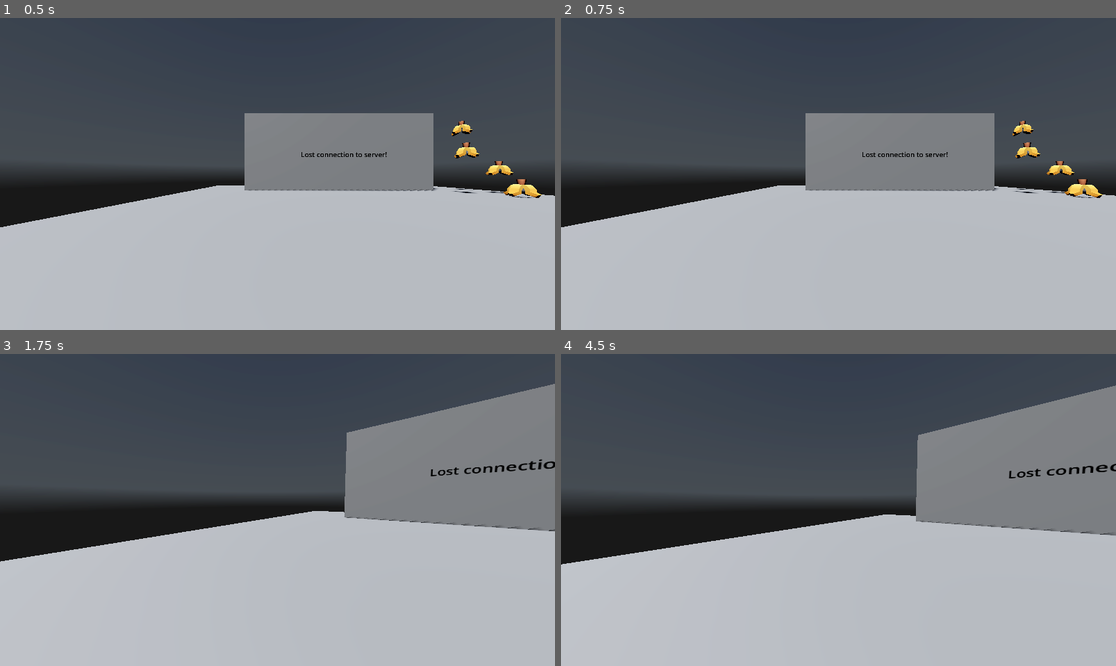
Above: before the commit, frames 1-4 (two rows, left to right).
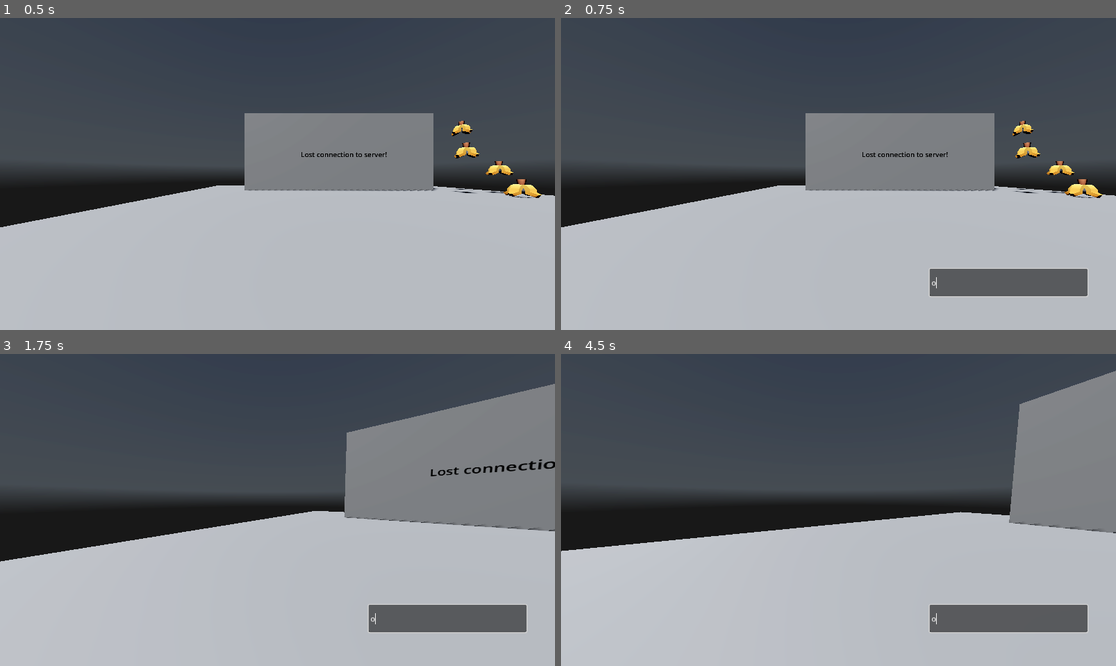
Above: after the commit, the same moments.

Repository: COMP2281/software-engineering-group24-25-06
Game: Godot game, scene res://main.tscn
Same seed, same stepped clock (60 frames per second), same inputs: the game is played once before the commit and once after it. A sky picture missing from this copy of the repository is replaced by a grey-blue gradient.
Inputs (mouse positions are in pixels of both pictures, inside the frame that each line leads up to):
- Up to frame 1 (0.5 s): no input
- Up to frame 2 (0.75 s): tap Enter (ui_accept) at 0.5 s; move the mouse to (960, 158) at 0.52 s; hold Right (ui_right) from 0.53 s (still down); hold O (typing, bound only after the commit) from 0.53 s (still down); click (960, 158) at 0.67 s
- Up to frame 3 (1.75 s): tap Enter (ui_accept) at 0.77, 1.25, 1.52 s; move the mouse to (249, 510) at 1.27 s; release Right (ui_right) at 1.28 s; release O (typing, bound only after the commit) at 1.28 s; hold Up (ui_up) from 1.28 s (still down); tap Alt (freefly) at 1.35 s; click (249, 510) at 1.42 s; tap O (typing, bound only after the commit) at 1.55 s
- Up to frame 4 (4.5 s): keep holding Up (ui_up); tap Enter (ui_accept) at 2, 2.75, 3.02, 3.5, 3.77, 4.25 s; move the mouse to (849, 503) at 2.02 s; hold O (typing, bound only after the commit) 2.03-2.78 s; tap Shift (sprint) at 2.1 s; click (849, 503) at 2.17 s; move the mouse to (832, 516) at 2.77 s; tap P (test_action) at 2.85 s; click (832, 516) at 2.92 s; tap O (typing, bound only after the commit) at 3.05, 4.35 s; move the mouse to (877, 513) at 3.52 s; hold O (typing, bound only after the commit) 3.53-4.28 s; click (877, 513) at 3.67 s; move the mouse to (794, 506) at 4.27 s; click (794, 506) at 4.42 s

Frame 1 is identical in both runs. In frame 2, 2.5% of the frame differs, in the area x 66-95%, y 80-90%; in frame 3, 2.5%; in frame 4, 10%, in the area x 0-100%, y 5-90%.

Commit message:
V1.7.5
- Upgraded short term mem to be using a running summary (small issue with states not updating well, need fixing)
- Have a prototype for TCP but better to convert the server/client to HTTP

Diff:
--- a/godot_interface_test/interface_godot/main.gd
+++ b/godot_interface_test/interface_godot/main.gd
@@ -1,23 +1,33 @@
 extends Node3D
 
+@onready var line_edit: LineEdit = $CanvasLayer/LineEdit
 var client = StreamPeerTCP.new()
 
 func _ready() -> void:
+	line_edit.text_submitted.connect(_on_LineEdit_text_entered)
+	line_edit.visible = false
 	$DisplayBoardText.text = "CounterTime"
 	connect_to_server()
 
 func connect_to_server():
-	var ip = "localhost"
-	var port = 5001
+	var ip = "127.0.0.1"
+	var port = 5011
 
 	var error = client.connect_to_host(ip, port)
+	print(error)
+	OS.delay_msec(500)
+
+	client.poll()
+	if client.get_status() != StreamPeerTCP.STATUS_CONNECTED:
+		print("Failed to establish connection")
+		$DisplayBoardText.text = "Failed to establish connection!"
 
 func _process(_delta):
 	client.poll() #Fixed issue -> Need to poll to update the state.
 	var status = client.get_status()
 
 	if status == StreamPeerTCP.STATUS_CONNECTED:
-		#send("") #Simple test to show messages can be sent to python server (will infinitely loop for now)
+		send("") #Simple test to show messages can be sent to python server (will infinitely loop for now)
 		var available_bytes = client.get_available_bytes()
 		if available_bytes > 0 :
 			print("Available bytes: ", available_bytes)
@@ -32,6 +42,13 @@
 		print("Lost connection!")
 		$DisplayBoardText.text = "Lost connection to server!"
 
+func _on_LineEdit_text_entered(text):
+	print("Typed message: ", text)
+	$ProtoController.can_move = true
+	line_edit.visible = false
+	line_edit.text = ""
+
+
 func send(data): #data needs to be PackedByteArray type
 	client.poll()
 
@@ -44,6 +61,13 @@
 		print("Error writing to stream: ", error)
 
 func _input(event):
+	if event.is_action_pressed("typing"):
+		$ProtoController.can_move = false
+		$ProtoController.mouse_captured = false
+		line_edit.visible = true
+		if line_edit.visible:
+			line_edit.grab_focus()
+
 	if event.is_action_pressed("test_action"):
 		$DisplayBoardText.modulate = Color.DARK_GREEN
 
--- a/godot_interface_test/interface_godot/main.tscn
+++ b/godot_interface_test/interface_godot/main.tscn
@@ -66,3 +66,12 @@
 text = "ugly"
 font = SubResource("FontVariation_xwuok")
 font_size = 27
+
+[node name="CanvasLayer" type="CanvasLayer" parent="."]
+layer = 0
+
+[node name="LineEdit" type="LineEdit" parent="CanvasLayer"]
+offset_left = 765.0
+offset_top = 521.0
+offset_right = 1093.0
+offset_bottom = 578.0
--- a/godot_interface_test/interface_godot/project.godot
+++ b/godot_interface_test/interface_godot/project.godot
@@ -57,3 +57,8 @@
 "events": [Object(InputEventKey,"resource_local_to_scene":false,"resource_name":"","device":-1,"window_id":0,"alt_press …(192 unchanged characters)…
 ]
 }
+typing={
+"deadzone": 0.5,
+"events": [Object(InputEventKey,"resource_local_to_scene":false,"resource_name":"","device":-1,"window_id":0,"alt_pressed":false,"shift_pressed":false,"ctrl_pressed":false,"meta_pressed":false,"pressed":false,"keycode":0,"physical_keycode":79,"key_label":0,"unicode":111,"location":0,"echo":false,"script":null)
+]
+}
Not shown, changed: AI_MODEL.py
Not shown, changed: db/test1/6db5521b-2b46-40e8-a7db-73b251e680cc/length.bin
Not shown, changed: godot_interface_test/interface_py/server.py
Not shown, changed: langgraph.png
